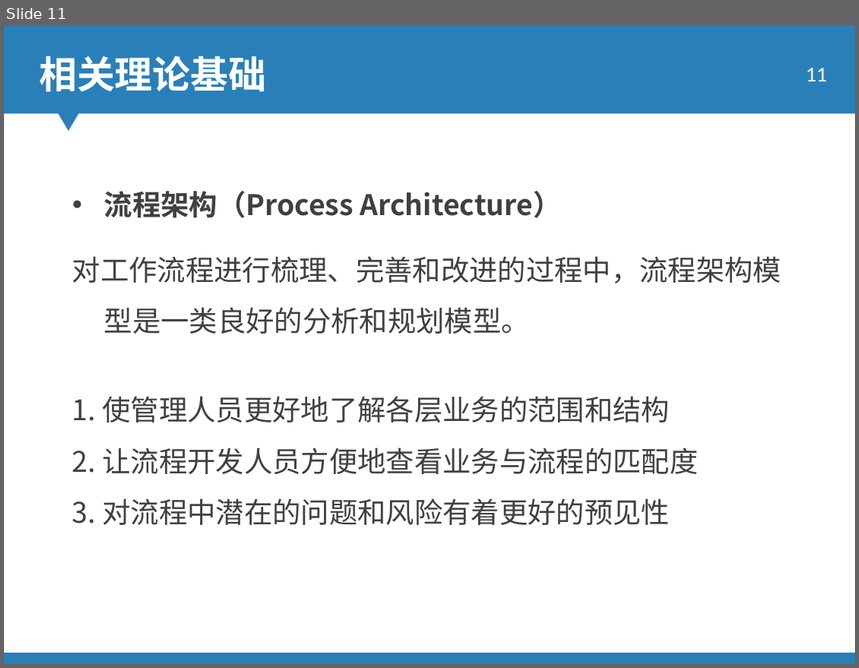
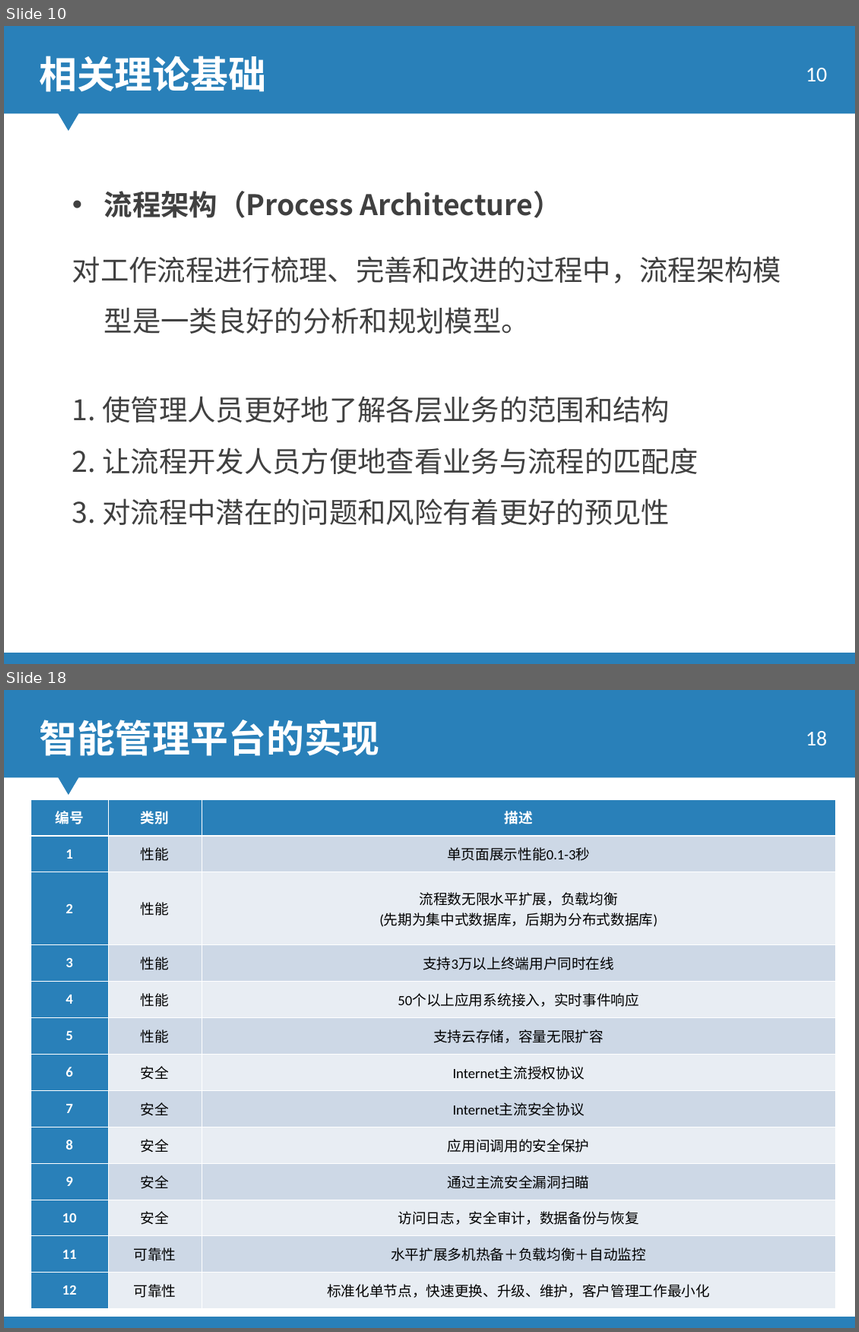
Before and after one commit to ky4910/KimThesis, a slide deck: 答辩_0610_JY.ppt. Shown one above the other, each under a label of ours: slide 11 before the commit, slides 10 and 18 after it; the slides between them are not shown. The pictures are 859x668 and 859x1332 pixels, drawn with LibreOffice and Linux fonts; fonts in the diff are those of the drawing; background and template pictures are left out; a plain dark background stands for a picture behind light text. Boxes give left, top, right and bottom in pixels: in the first picture for what was removed or moved away, otherwise in the second. Text is boxed around its words. In the diff, an @@ line names an element or a change of style, - is before the commit and + after.

```diff
--- a/答辩_0610_JY.ppt
+++ b/答辩_0610_JY.ppt
@@ slide 18 added at (4,690,855,1328), background picture (left out); not listed: 2 template elements that a slide beside it also shows @@
@@ text added at (39,720,379,756), 32 pt, text #FFFFFF, bold @@
+智能管理平台的实现
@@ page number added at (806,731,827,745), 18 pt, text #FFFFFF @@
+18
@@ table added at (31,799,836,1309), 13 rows, 3 columns @@
+编号 | 类别 | 描述
+1 | 性能 | 单页面展示性能0.1-3秒
+2 | 性能 | 流程数无限水平扩展，负载均衡 / (先期为集中式数据库，后期为分布式数据库)
+3 | 性能 | 支持3万以上终端用户同时在线
+4 | 性能 | 50个以上应用系统接入，实时事件响应
+5 | 性能 | 支持云存储，容量无限扩容
+6 | 安全 | Internet主流授权协议
+7 | 安全 | Internet主流安全协议
+8 | 安全 | 应用间调用的安全保护
+9 | 安全 | 通过主流安全漏洞扫瞄
+10 | 安全 | 访问日志，安全审计，数据备份与恢复
+11 | 可靠性 | 水平扩展多机热备＋负载均衡＋自动监控
+12 | 可靠性 | 标准化单节点，快速更换、升级、维护，客户管理工作最小化
@@ what was slide 11 is now slide 10 @@
@@ page number at (806,68,827,81): text changed @@
-11
+10
```
Also in this commit, not shown: 6 slides changed, 19 other slides added, 13 slides removed, 1 other file.
